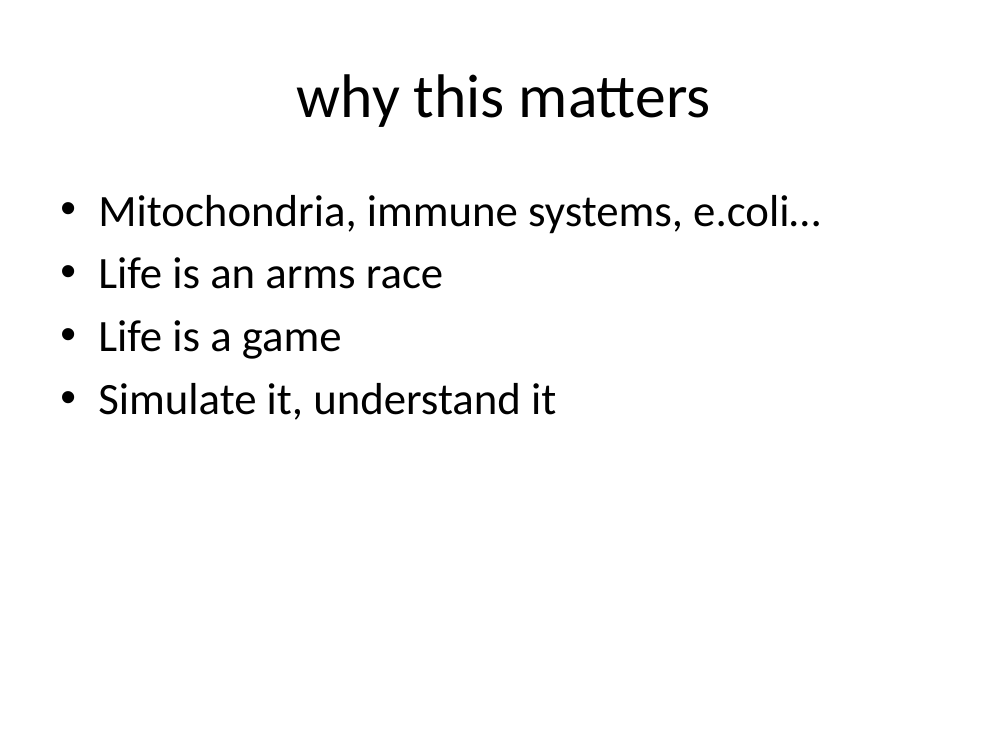
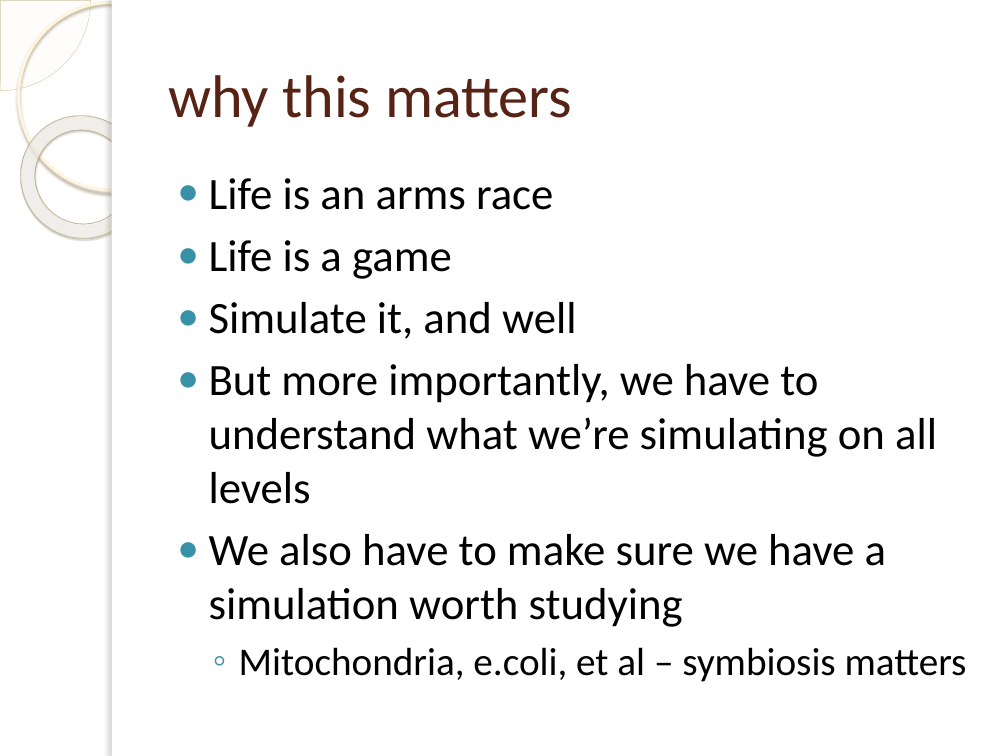
Before and after one commit to mallyvai/4holland, a slide deck: slide 13 of tierra.pptx (slide 14 before the commit). Drawn at 1008x756 pixels with LibreOffice and Linux fonts; fonts in the diff are those of the drawing; background and template pictures are left out. Boxes give left, top, right and bottom in pixels: in the first picture for what was removed or moved away, otherwise in the second. Text is boxed around its words. In the diff, an @@ line names an element or a change of style, - is before the commit and + after.

```diff
--- a/tierra.pptx
+++ b/tierra.pptx
@@ pie slice (boxed as its full ellipse) added at <box>0,0,91,91</box>, fill #FEFAF4 at 33% opacity, outline #D3C39F 0.25 pt @@
@@ ellipse added at <box>18,2,206,190</box>, outline #FFF5DE 2.15 pt @@
@@ rectangle added at <box>112,0,1008,756</box>, fill #FFFFFF @@
@@ rectangle added at <box>112,0,120,756</box>, fill #FFFFFF @@
@@ title "why this matters": place and size @@
-title "why this matters" at <box>297,74,711,127</box>
+title "why this matters" at <box>168,75,572,127</box>
@@ title "why this matters" at <box>168,75,572,127</box>: size 44 to 43 pt, text colour #000000 to #572314; alignment centre to left @@
@@ donut added at <box>0,91,169,263</box>, fill gradient #FFFCF6 to #FFFEFB to #F0D28E, outline #C7B893 0.58 pt @@
@@ text "Life is an arms race": place and size @@
-text "Life is an arms race" at <box>98,195,820,420</box>
+text "Life is an arms race" at <box>209,178,967,682</box>
@@ text at <box>209,178,553,279</box>: bullet • to ● @@
@@ text at <box>98,195,820,234</box>: paragraph removed @@
-• Mitochondria, immune systems, e.coli…
@@ text at <box>209,302,967,682</box>: text changed @@
-• Simulate it, understand it
+● Simulate it, and well
+● But more importantly, we have to understand what we’re simulating on all levels
+● We also have to make sure we have a simulation worth studying
+  ◦ Mitochondria, e.coli, et al – symbiosis matters
```
Also in this commit, not shown: 10 other slides changed, 7 slides added, 3 slides removed.
